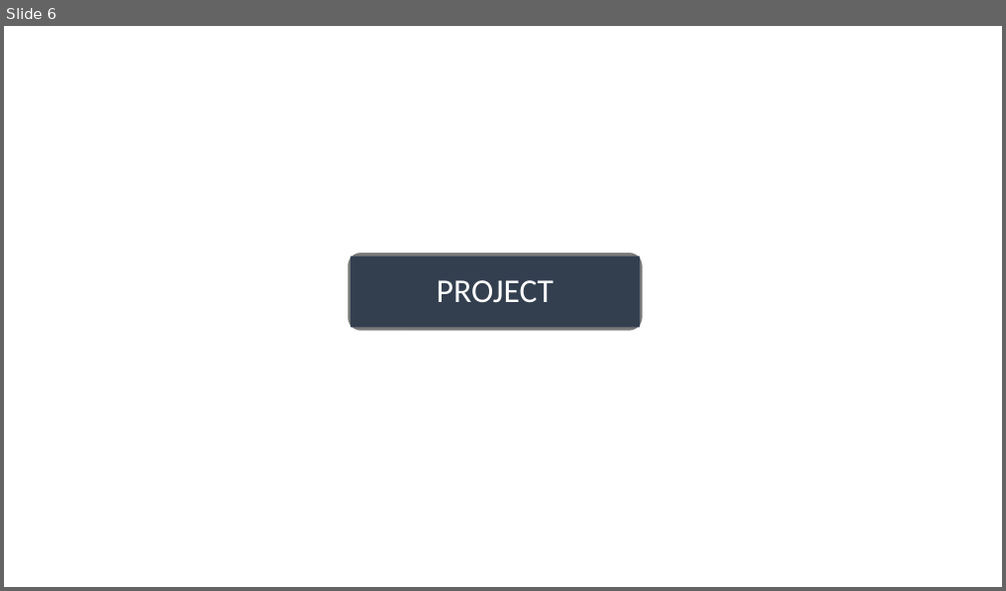
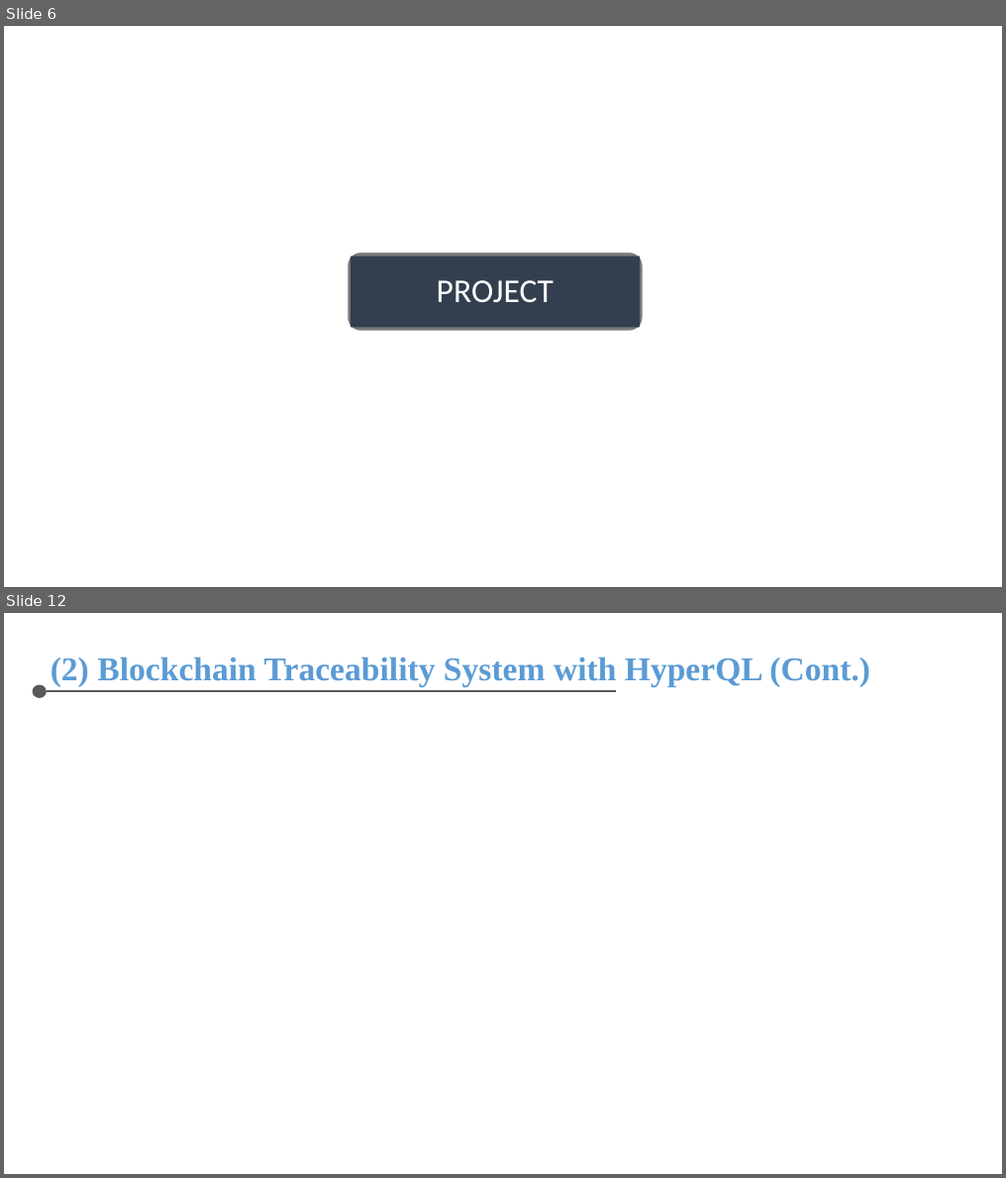
Before and after one commit to chris-nthu/nodejs-pwa, a slide deck: File/AMAT 履歷/Interview.pptx. Shown one above the other, each under a label of ours: slide 6 before the commit, slides 6 and 12 after it; the slides between them are not shown. The pictures are 1006x591 and 1006x1178 pixels, drawn with LibreOffice and Linux fonts; fonts in the diff are those of the drawing. Boxes give left, top, right and bottom in pixels: in the first picture for what was removed or moved away, otherwise in the second. Text is boxed around its words. In the diff, an @@ line names an element or a change of style, - is before the commit and + after.

```diff
--- a/File/AMAT 履歷/Interview.pptx
+++ b/File/AMAT 履歷/Interview.pptx
@@ slide 12 added at (4, 613, 1002, 1174), background #FFFFFF @@
@@ text added at (51, 657, 870, 686), 32 pt, text #5B9BD5, bold @@
+(2) Blockchain Traceability System with HyperQL (Cont.)
@@ ellipse added at (33, 685, 47, 698), fill #595959 @@
@@ line added from (47, 691) to (616, 691), #595959 2 pt @@
```
Also in this commit, not shown: 5 slides changed, 9 other slides added.
